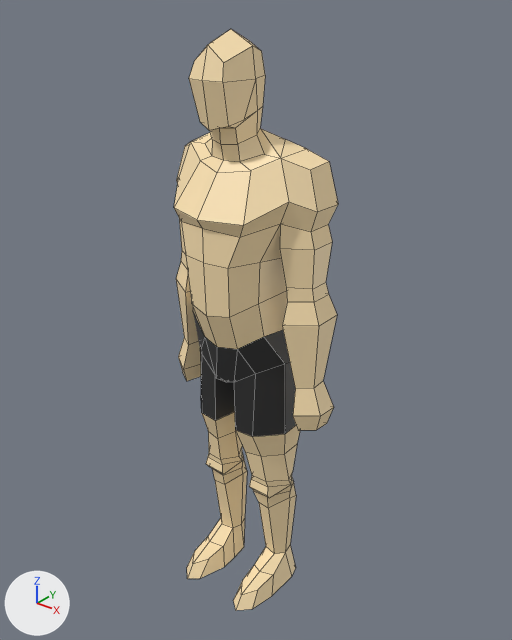
What one commit did to the FBX model Assets/Models/Character_v2.fbx.
Before and after are seen from a 50 mm camera at (3.18, -3.72, 4.92) aimed at (0.05, 0.19, 2.49). Arrows for +X, +Y and +Z are at lower left; the lights stay in place. The older version comes first. Mesh edges are drawn as thin lines. Where no turn or scale is listed for an object, it has been applied to the vertices.
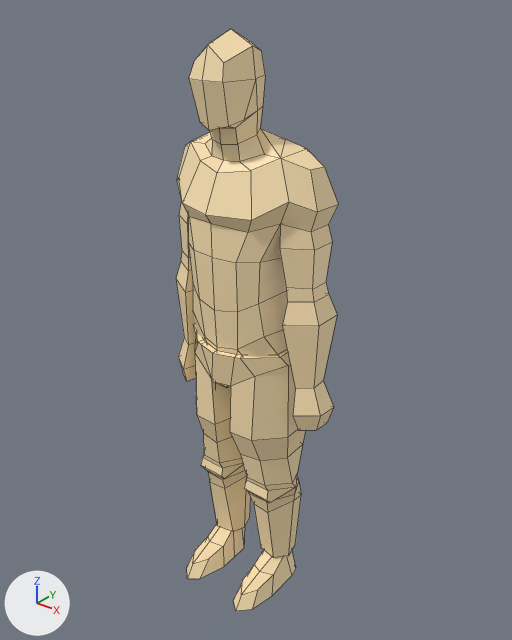
Where the newer file only moved an object's origin or applied its transform, the numbers keep the older frame.

What changed in the scene script:
```text
Change me_cube_001:
    where me_cube_001.from_pydata(...)  # 334 vertices, 336 faces; spans x -0.74..0.74, y -0.38..0.42, z -4.49..0.12
    used by ob_cube; location = (0.0, 0.0, 4.485)
    me_cube_001 part 1: all 2 vertices in x -0.57..0.57, y 0.34, z -0.7 are moved by (0.0, -0.06, -0.02)
    me_cube_001 part 2: all 12 vertices in x -0.32..0.32, y -0.38..-0.26, z -1.78..-1.05 are moved by (0.0, 0.09, 0.01)
    me_cube_001 part 3: all 42 faces that had it switch from mat_material_001 (black #2d2d2d) to mat_material (beige #ffe5b4)
Add me_cube_002:
    me_cube_002.from_pydata(...)  # 288 vertices, 298 faces; spans x -0.49..0.49, y -0.28..0.44, z -4.22..-2.11
    me_cube_002.materials.append(mat_material)  # beige #ffe5b4
Add ob_cube_001:
    ob_cube_001 = bpy.data.objects.new('Cube.001', me_cube_002)
    ob_cube_001.location = (0.0, 0.0, 4.485)
```

Where the change shows, as pixel boxes [x1, y1, x2, y2] in the pictures (512 x 640 px; the box of a moved part takes in the faces that stretch with it):
'Cube', reshaped, recoloured
    before: [174, 29, 338, 610]
    after: [176, 29, 338, 611]
'Cube.001', added (beige)
    after: [193, 324, 306, 558]
part 1 of me_cube_001, moved or reshaped
    both: [282, 149, 338, 212]
part 2 of me_cube_001, moved or reshaped
    before: [174, 142, 289, 349]
    after: [179, 142, 289, 349]
part 3 of me_cube_001, recoloured (black to beige)
    before: [193, 312, 296, 437]
    after: [193, 312, 287, 357]
